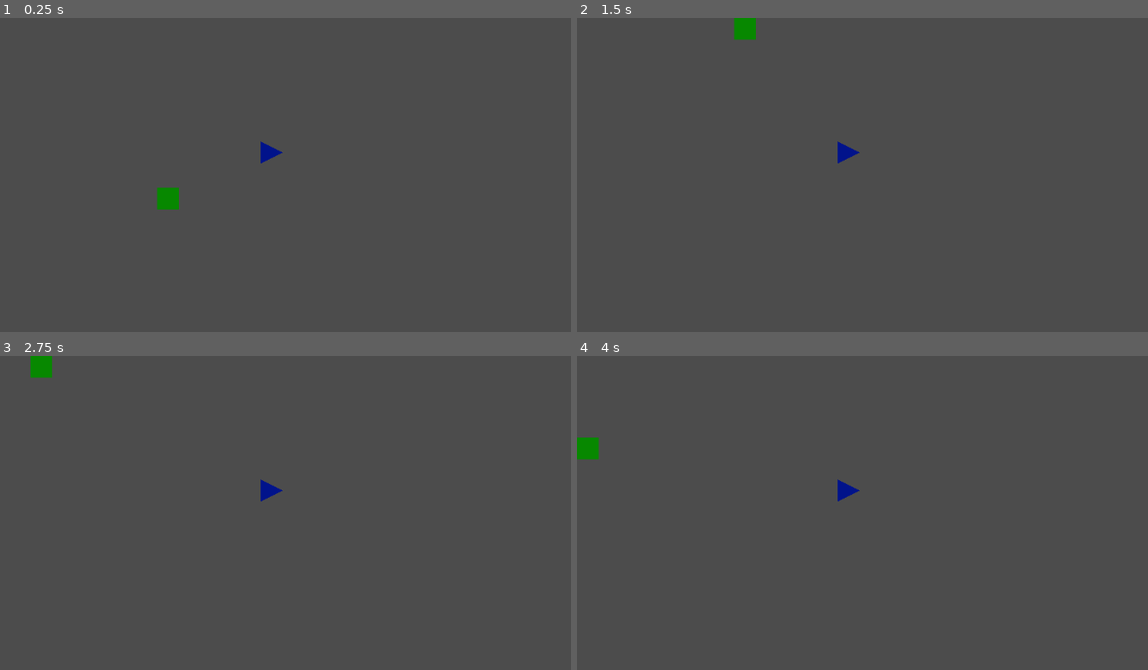
Above: before the commit, frames 1-4 (two rows, left to right).
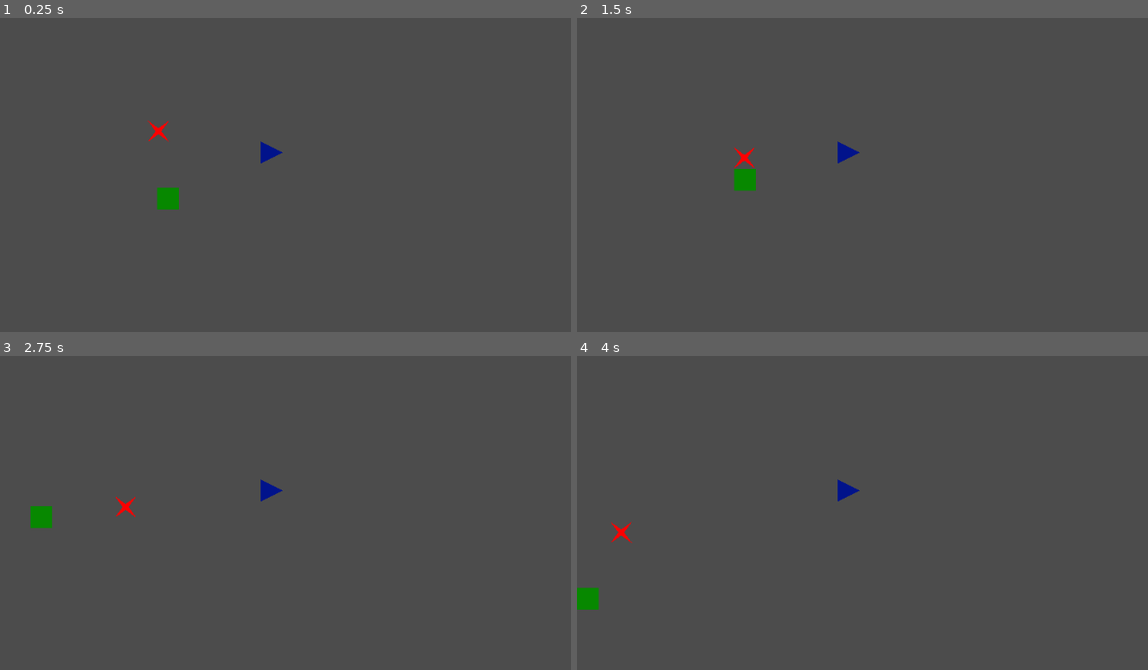
Above: after the commit, the same moments.

Repository: Rohurd/Nanahuatzin
Game: Godot game, scene res://Scenes/Level.tscn
The game is run twice, just before and just after one commit, with the same random seed, the same clock (stepped at 60 frames per second) and the same inputs.
Inputs:
- Up to frame 1 (0.25 s): no input
- Up to frame 2 (1.5 s): tap Enter at 0.5 s; hold Up (square_up) from 0.53 s (still down)
- Up to frame 3 (2.75 s): release Up (square_up) at 2.03 s; hold Left (square_left) from 2.03 s (still down)
- Up to frame 4 (4 s): release Left (square_left) at 3.53 s; hold Down (square_down) from 3.53 s (still down)

The runs differ from the first frame. In frame 1, less than 0.1% of the frame differs, in the area x 25-30%, y 32-40%; in frame 2, 0.6%, in the area x 27-32%, y 0-56%; in frame 3, 0.6%; in frame 4, 0.6%.

Commit message:
Add Enemy

Diff:
--- /dev/null
+++ b/Scenes/Enemy1.tscn
@@ -0,0 +1,37 @@
+[gd_scene load_steps=3 format=2]
+
+[ext_resource path="res://Scripts/Enemy1.gd" type="Script" id=1]
+
+[sub_resource type="RectangleShape2D" id=1]
+
+custom_solver_bias = 0.0
+extents = Vector2( 15, 15 )
+
+[node name="KinematicBody2D" type="KinematicBody2D" index="0"]
+
+input_pickable = false
+collision_layer = 1
+collision_mask = 1
+collision/safe_margin = 0.08
+script = ExtResource( 1 )
+speed = 100
+
+[node name="CollisionShape2D" type="CollisionShape2D" parent="." index="0"]
+
+visible = false
+shape = SubResource( 1 )
+
+[node name="Polygon2D" type="Polygon2D" parent="." index="1"]
+
+polygon = PoolVector2Array( 0, 4, 15, 15, 4, 0, 15, -15, 0, -4, -15, -15, -4, 0, -15, 15 )
+uv = PoolVector2Array(  )
+color = Color( 1, 0, 0, 1 )
+vertex_colors = PoolColorArray(  )
+offset = Vector2( 0, 0 )
+antialiased = false
+texture = null
+texture_offset = Vector2( 0, 0 )
+texture_scale = Vector2( 1, 1 )
+texture_rotation_degrees = 0.0
+invert_enable = false
+invert_border = 100.0
--- a/Scenes/Level.tscn
+++ b/Scenes/Level.tscn
@@ -1,7 +1,8 @@
-[gd_scene load_steps=3 format=2]
+[gd_scene load_steps=4 format=2]
 
 [ext_resource path="res://Scenes/Square.tscn" type="PackedScene" id=1]
 [ext_resource path="res://Scenes/Triangle.tscn" type="PackedScene" id=2]
+[ext_resource path="res://Scenes/Enemy1.tscn" type="PackedScene" id=3]
 
 [node name="Level" type="Node2D"]
 
@@ -14,3 +15,7 @@
 
 position = Vector2( 375.463, 186.371 )
 speed = 250
+
+[node name="KinematicBody2D" parent="." index="2" instance=ExtResource( 3 )]
+
+position = Vector2( 215.454, 131.944 )
--- /dev/null
+++ b/Scripts/Enemy1.gd
@@ -0,0 +1,40 @@
+extends KinematicBody2D
+
+# class member variables go here, for example:
+# var a = 2
+# var b = "textvar"
+var players
+var target
+var target_pos = Vector2(0,0)
+export var speed = 100
+
+func _ready():
+	players = get_tree().get_nodes_in_group("players")
+
+func _get_nearest_player():
+	var nearest_player = players[0]
+	var min_distance = INF
+	var distance = 0
+	for player in players:
+		distance = (player.position  - position).length()
+		if distance < min_distance:
+			min_distance = distance
+			nearest_player = player
+	return nearest_player
+
+func _process(delta):
+	pass
+
+
+func _physics_process(delta):
+	target = _get_nearest_player()
+	print(target)
+	target_pos = target.position
+	var velocity = (target_pos - position).normalized()
+	velocity = velocity * speed
+	move_and_slide(velocity)
+
+#func _process(delta):
+#	# Called every frame. Delta is time since last frame.
+#	# Update game logic here.
+#	pass
--- a/Scripts/Square.gd
+++ b/Scripts/Square.gd
@@ -4,9 +4,7 @@
 export var radius = 15
 
 func _ready():
-	# Called when the node is added to the scene for the first time.
-	# Initialization here
-	pass
+	add_to_group("players")
 
 func _physics_process(delta):
 	var velocity = Vector2() # The player's movement vector.
--- a/Scripts/Triangle.gd
+++ b/Scripts/Triangle.gd
@@ -4,9 +4,7 @@
 export var radius = 15
 
 func _ready():
-	# Called when the node is added to the scene for the first time.
-	# Initialization here
-	pass
+	add_to_group("players")
 
 func _physics_process(delta):
 	var velocity = Vector2() # The player's movement vector.
